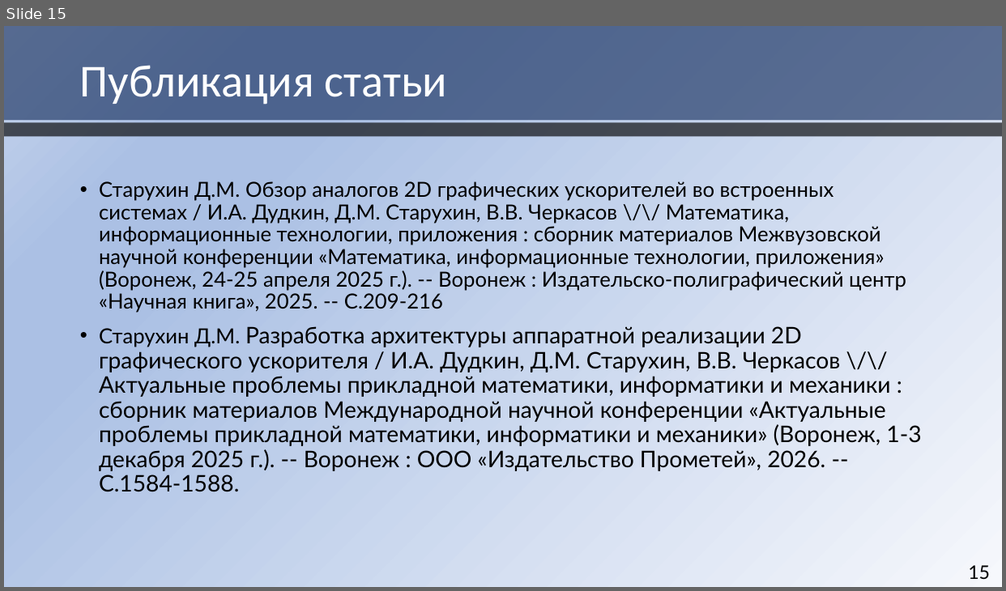
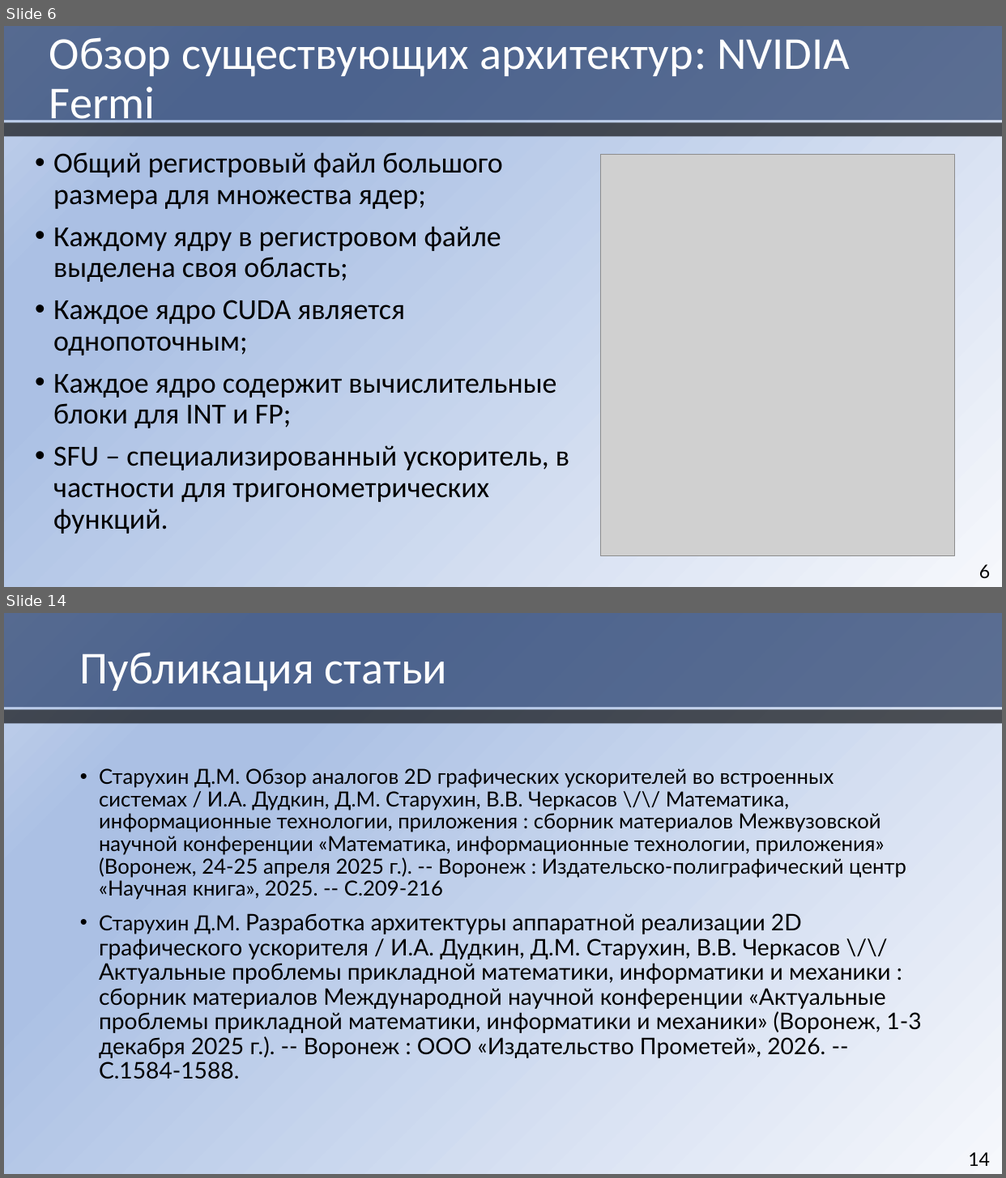
Before and after one commit to HaMeNopeDiot/hardware_gpu, a slide deck: docs/starukhin_dissertation/magister_pres.pptx. Shown one above the other, each under a label of ours: slide 15 before the commit, slides 6 and 14 after it; the slides between them are not shown. The pictures are 1006x591 and 1006x1178 pixels, drawn with LibreOffice and Linux fonts; fonts in the diff are those of the drawing; grey boxes stand for pictures. Boxes give left, top, right and bottom in pixels: in the first picture for what was removed or moved away, otherwise in the second. Text is boxed around its words. In the diff, an @@ line names an element or a change of style, - is before the commit and + after.

```diff
--- a/docs/starukhin_dissertation/magister_pres.pptx
+++ b/docs/starukhin_dissertation/magister_pres.pptx
@@ slide 6 added at bbox=[4, 26, 1002, 587], background gradient #F6F8FC to #ABC0E4 to #C7D5ED @@
@@ rectangle added at bbox=[4, 26, 1002, 120], fill #1A3260 at 65% opacity @@
@@ title added at bbox=[49, 37, 850, 130], 44 pt, text #FFFFFF @@
+Обзор существующих архитектур: NVIDIA
+Fermi
@@ rectangle added at bbox=[4, 122, 1002, 136], fill #000000 at 65% opacity @@
@@ text added at bbox=[53, 152, 569, 534], 28 pt, text #000000 @@
+• Общий регистровый файл большого размера для множества ядер;
+• Каждому ядру в регистровом файле выделена своя область;
+• Каждое ядро CUDA является однопоточным;
+• Каждое ядро содержит вычислительные блоки для INT и FP;
+• SFU – специализированный ускоритель, в частности для тригонометрических функций.
@@ picture added at bbox=[601, 155, 955, 557] @@
@@ page number added at bbox=[979, 565, 990, 579], 18 pt, text #000000 @@
+6
@@ what was slide 15 is now slide 14 @@
@@ page number at bbox=[968, 1152, 990, 1166]: text changed @@
-15
+14
```
Also in this commit, not shown: 10 slides changed, 2 other slides added, 4 slides removed.
